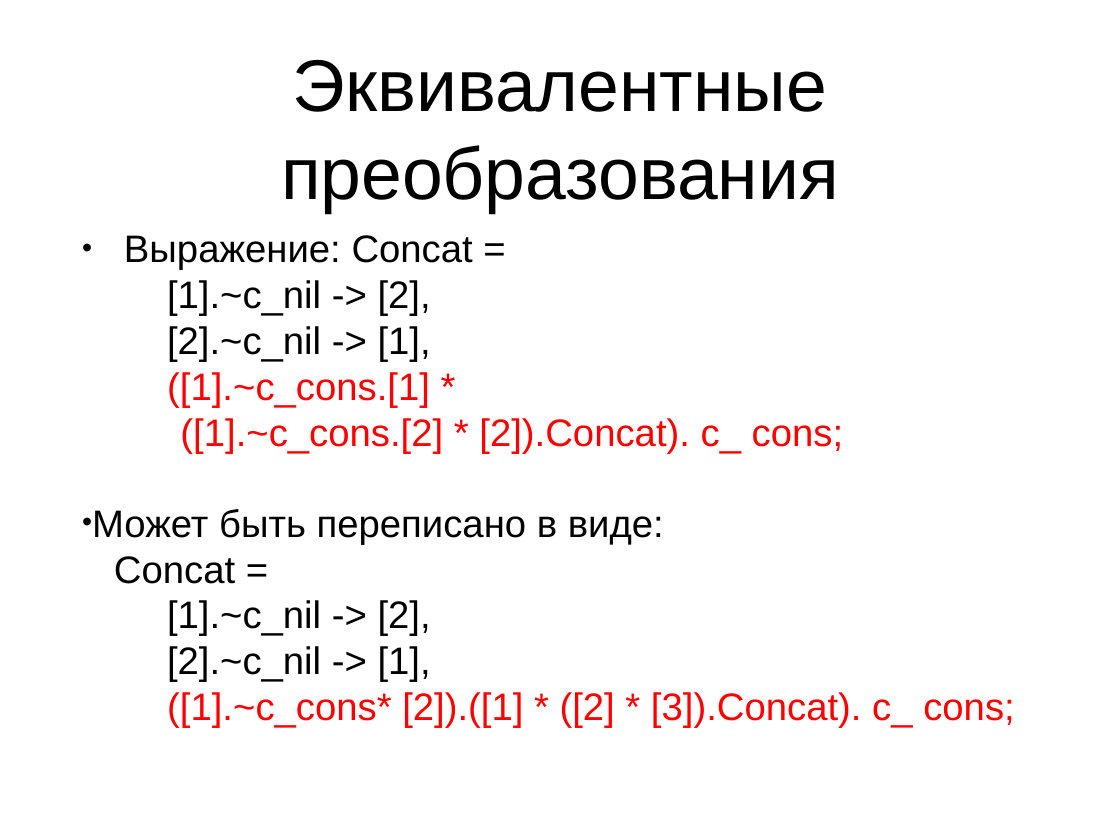
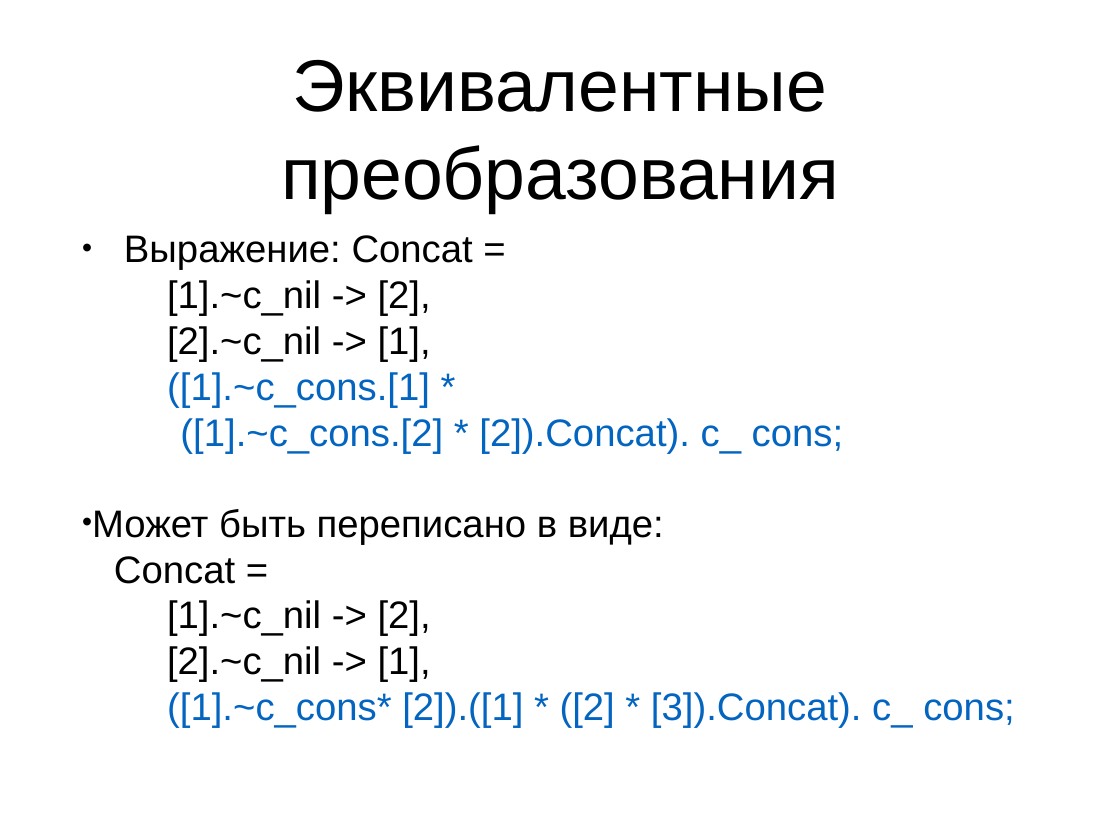
Before and after one commit to Zumisha/Parallel-Programming, a slide deck: slide 31 of Документация/fptl.ppt. Drawn at 1120x840 pixels with LibreOffice and Linux fonts; fonts in the diff are those of the drawing. Boxes give left, top, right and bottom in pixels: in the first picture for what was removed or moved away, otherwise in the second. Text is boxed around its words. In the diff, an @@ line names an element or a change of style, - is before the commit and + after.

```diff
--- a/Документация/fptl.ppt
+++ b/Документация/fptl.ppt
@@ text "Выражение: Concat = [1].~c_nil -> ..." at <box>92,235,1014,728</box>: text colour #FF0000 to #0365C0 in "([1].~c_cons.[1] *", "([1].~c_cons.[2] * [2]).Concat). c_ cons;", "([1].~c_cons* [2]).([1] * ([2] * [3]).Concat). c_ ..." @@
```
Also in this commit, not shown: 11 other slides changed, 1 slide added, 1 slide removed.
